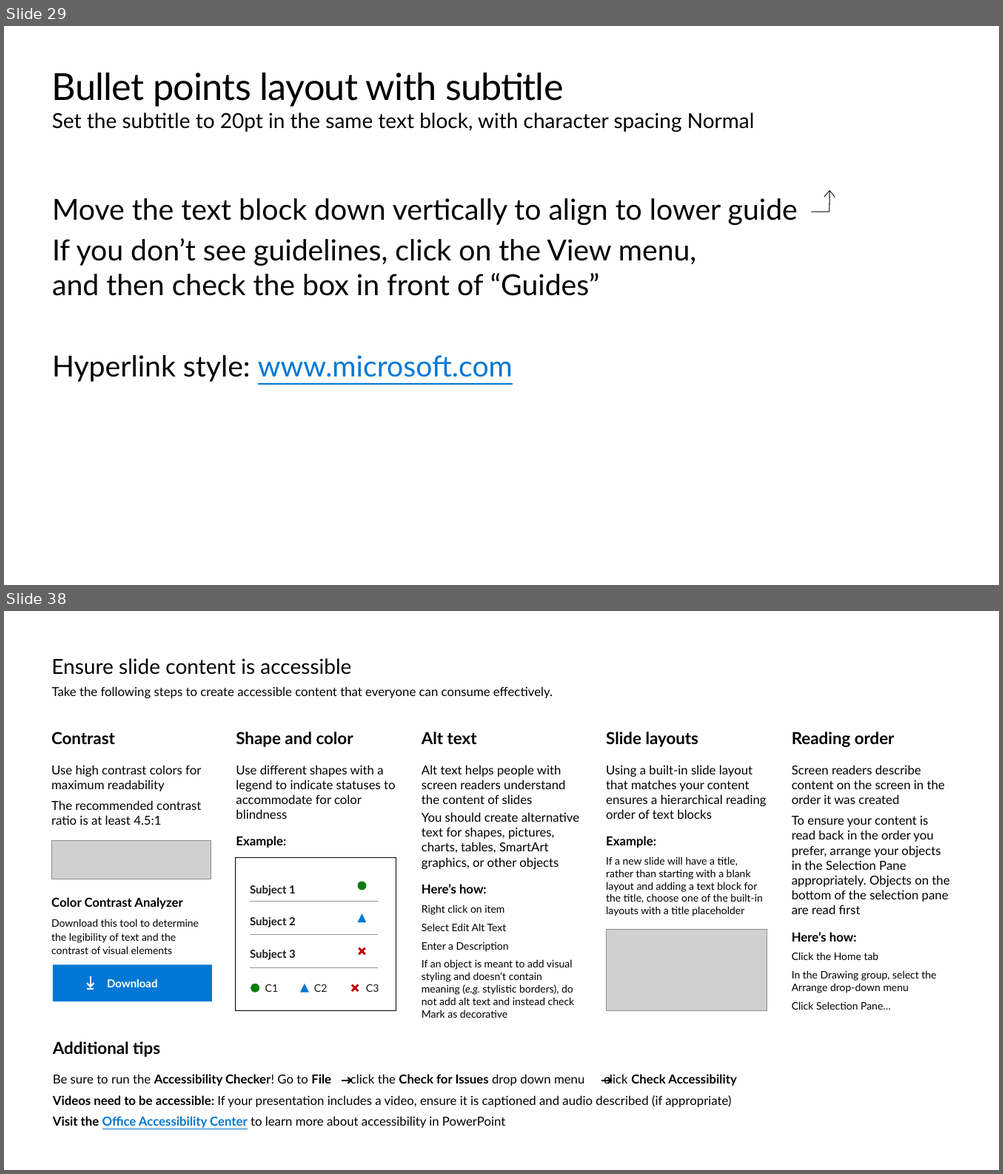
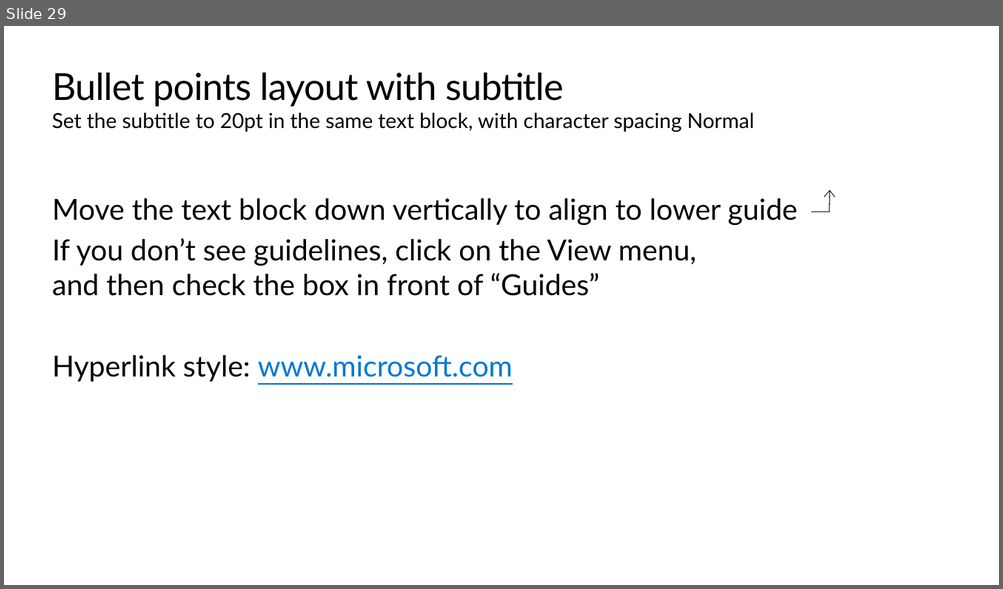
Before and after one commit to peterperov/MSFTCSA, a slide deck: 126-AzureCost/Azure Cost PBI BootCamp.pptx. Shown one above the other, each under a label of ours: slides 29 and 38 before the commit, slide 29 after it; the slides between them are not shown. The pictures are 1003x1174 and 1003x589 pixels, drawn with LibreOffice and Linux fonts; fonts in the diff are those of the drawing; grey boxes stand for pictures; background and template pictures are left out. Boxes give left, top, right and bottom in pixels: in the first picture for what was removed or moved away, otherwise in the second. Text is boxed around its words. In the diff, an @@ line names an element or a change of style, - is before the commit and + after.

```diff
--- a/126-AzureCost/Azure Cost PBI BootCamp.pptx
+++ b/126-AzureCost/Azure Cost PBI BootCamp.pptx
@@ slide 38 removed at (4, 611, 999, 1170), background #FFFFFF @@
@@ title removed at (51, 658, 351, 675) @@
-Ensure slide content is accessible
@@ text removed at (52, 686, 552, 698) @@
-Take the following steps to create accessible content that everyone can consume effectively.
@@ text removed at (51, 732, 201, 825) @@
-Contrast
-Use high contrast colors for maximum readability
-The recommended contrast ratio is at least 4.5:1
@@ text removed at (236, 732, 395, 848) @@
-Shape and color
-Use different shapes with a legend to indicate statuses to accommodate for color blindness
-Example:
@@ text removed at (421, 732, 579, 1018) @@
-Alt text
-Alt text helps people with screen readers understand the content of slides
-You should create alternative text for shapes, pictures, charts, tables, SmartArt graphics, or other objects
-Here’s how:
-Right click on item
-Select Edit Alt Text
-Enter a Description
-If an object is meant to add visual styling and doesn’t contain meaning (e.g. stylistic borders), do not add alt text and instead check Mark as decorative
@@ text removed at (606, 732, 765, 917) @@
-Slide layouts
-Using a built-in slide layout that matches your content ensures a hierarchical reading order of text blocks
-Example:
-If a new slide will have a title, rather than starting with a blank layout and adding a text block for the title, choose one of the built-in layouts with a title placeholder
@@ text removed at (791, 732, 949, 914) @@
-Reading order
-Screen readers describe content on the screen in the order it was created
-To ensure your content is read back in the order you prefer, arrange your objects in the Selection Pane appropriately. Objects on the bottom of the selection pane are read first
-Here’s how:
-Click the Home tab
-In the Drawing group, select the Arrange drop-down menu
-Click Selection Pane…
@@ picture removed at (52, 841, 211, 879) @@
@@ text removed at (51, 897, 199, 954) @@
-Color Contrast Analyzer
-Download this tool to determine the legibility of text and the contrast of visual elements
@@ picture removed at (606, 930, 766, 1011) @@
@@ rectangle removed at (53, 965, 211, 1002) @@
-Download
@@ freeform shape removed at (87, 977, 94, 989) @@
@@ group removed at (236, 858, 395, 1011): 3 lines, 3 texts, 2 ellipses, 2 triangles, 2 pluses, 1 rectangle @@
-Subject 1
-Subject 2
-Subject 3
-C1
-C2
-C3
@@ text removed at (53, 1042, 737, 1128) @@
-Additional tips
-Be sure to run the Accessibility Checker! Go to File click the Check for Issues drop down menu click Check Accessibility
-Videos need to be accessible: If your presentation includes a video, ensure it is captioned and audio described (if appropriate)
-Visit the Office Accessibility Center to learn more about accessibility in PowerPoint
@@ arrow removed from (341, 1081) to (353, 1081) @@
@@ arrow removed from (602, 1081) to (612, 1081) @@
```
Also in this commit, not shown: 16 other slides removed, 2 other files.
